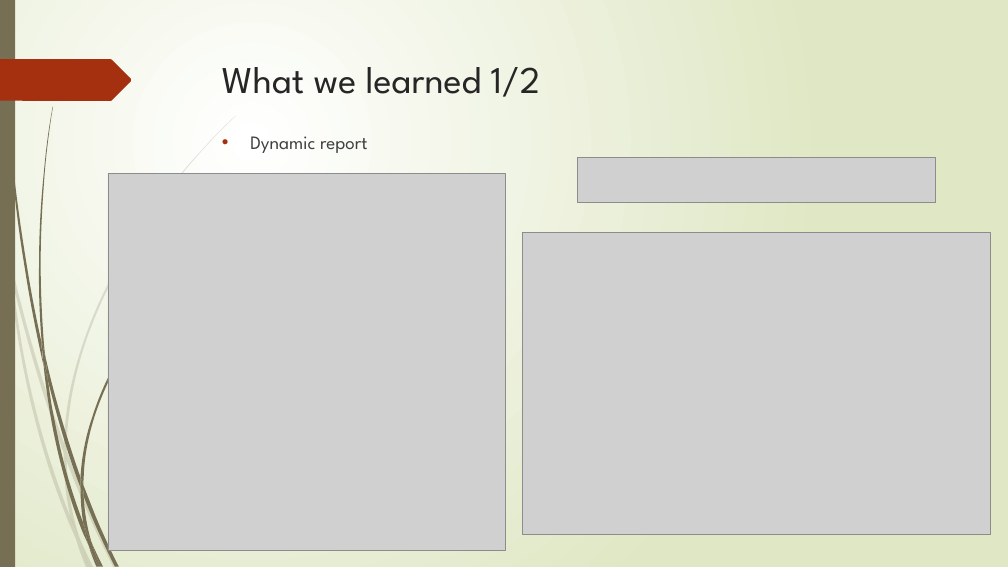
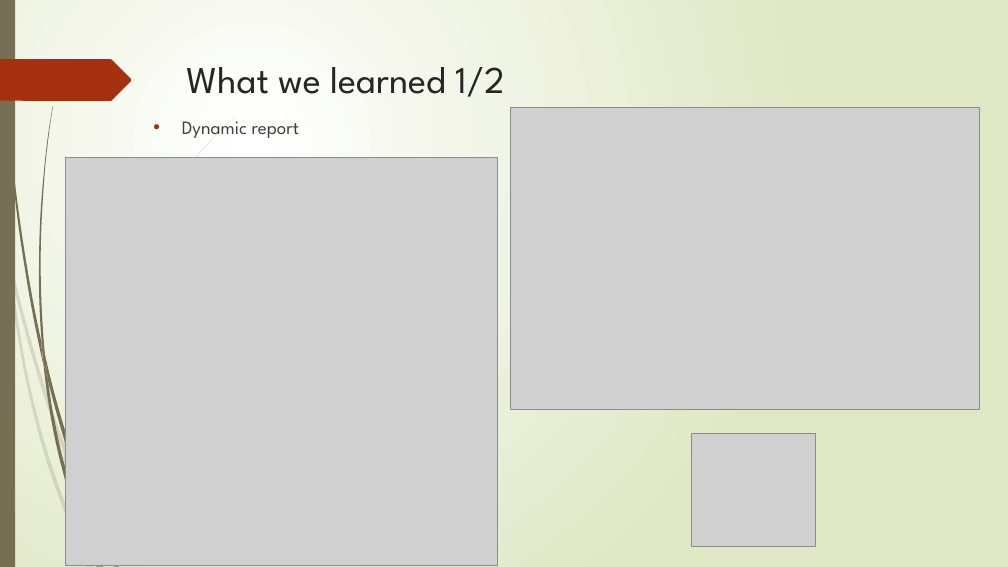
Before and after one commit to chris791223/Java-3-Team-Project, a slide deck: slide 9 of Project Presentation/Java 3 Project Presentation.pptx. Drawn at 1008x567 pixels with LibreOffice and Linux fonts; fonts in the diff are those of the drawing; grey boxes stand for pictures. Boxes give left, top, right and bottom in pixels: in the first picture for what was removed or moved away, otherwise in the second. Text is boxed around its words. In the diff, an @@ line names an element or a change of style, - is before the commit and + after.

```diff
--- a/Project Presentation/Java 3 Project Presentation.pptx
+++ b/Project Presentation/Java 3 Project Presentation.pptx
@@ title "What we learned 1/2": place and size @@
-title "What we learned 1/2" at box(222, 67, 541, 97)
+title "What we learned 1/2" at box(186, 67, 505, 97)
@@ text "Dynamic report": place and size @@
-text "Dynamic report" at box(250, 136, 368, 153)
+text "Dynamic report" at box(182, 121, 300, 138)
@@ picture: place and size @@
-picture at box(523, 232, 991, 535)
+picture at box(510, 107, 979, 410)
@@ picture: place and size @@
-picture at box(108, 173, 505, 551)
+picture at box(66, 157, 498, 566)
@@ picture removed at box(578, 157, 936, 202) @@
@@ freeform shape removed at box(80, 260, 197, 485) @@
@@ picture added at box(692, 433, 816, 547) @@
@@ freeform shape removed at box(80, 477, 83, 496) @@
@@ freeform shape removed at box(80, 488, 91, 544) @@
```
Also in this commit, not shown: 3 other slides changed, 38 other files.
